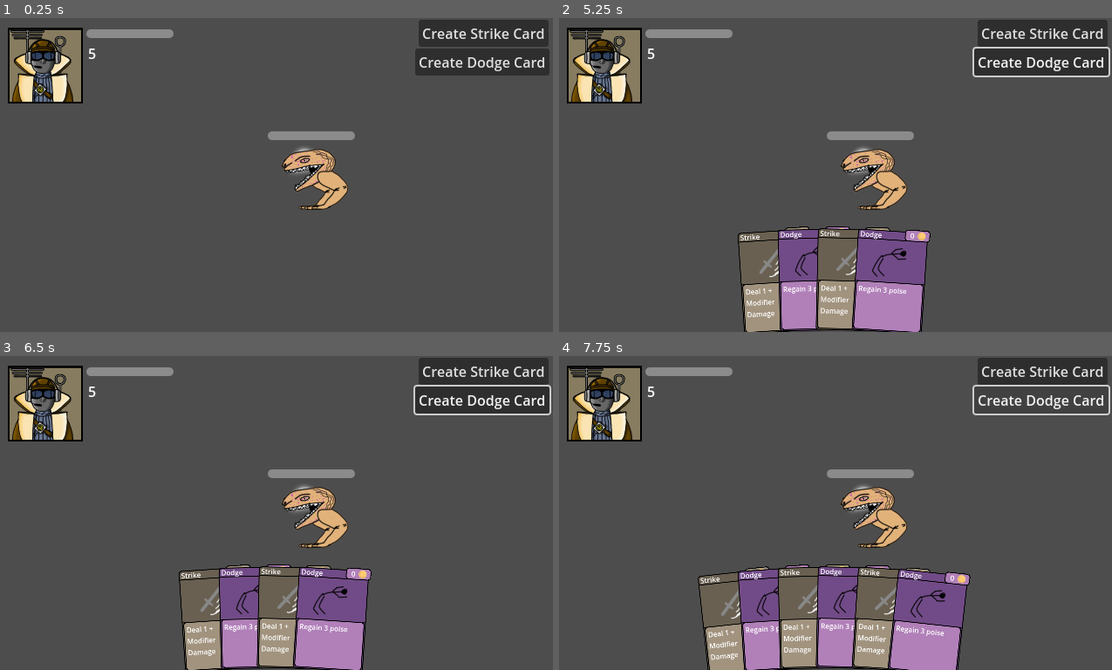
Above: before the commit, frames 1-4 (two rows, left to right).
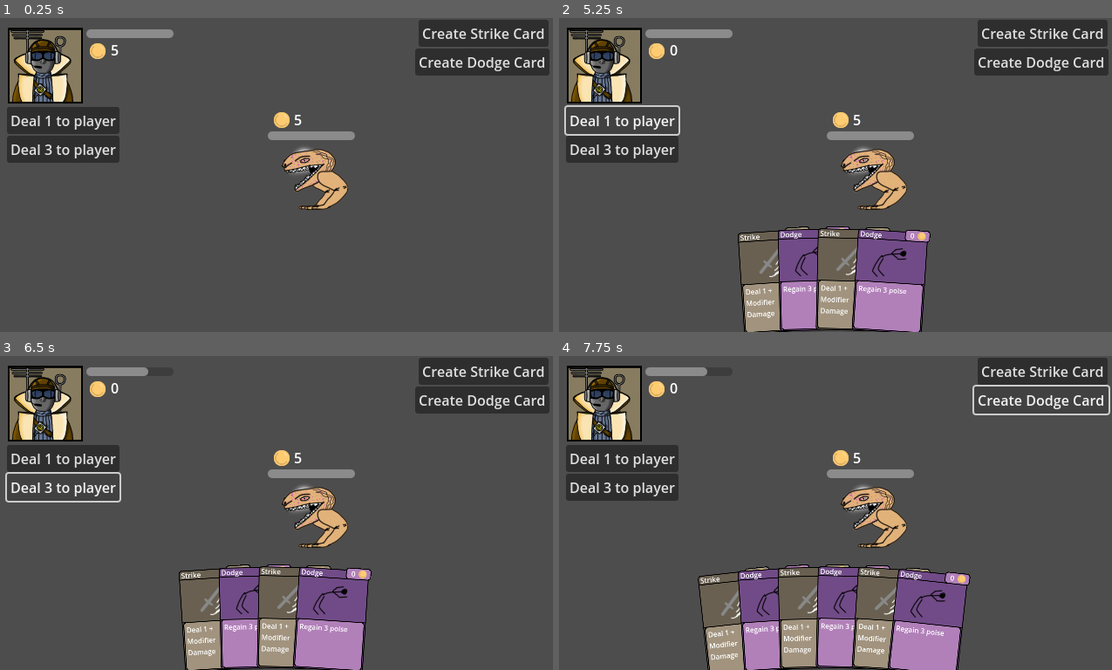
Above: after the commit, the same moments.

Repository: Kwism1127/FearNotDeath
Game: Godot game, scene res://main.tscn
The game is run twice, just before and just after one commit, with the same random seed, the same clock (stepped at 60 frames per second) and the same inputs.
Inputs (mouse positions are in pixels of both pictures, inside the frame that each line leads up to):
- Up to frame 1 (0.25 s): no input
- Up to frame 2 (5.25 s): click (619, 121) at 0.5 s, where only the run after the commit has a clickable "Deal 1 to player"; click (619, 149) at 1.25 s, where only the run after the commit has a clickable "Deal 3 to player"; click "Create Strike Card" at 2 s; click "Create Dodge Card" at 2.75 s; click "Create Strike Card" at 3.5 s; click "Create Dodge Card" at 4.25 s; click (619, 121) at 5 s, where only the run after the commit has a clickable "Deal 1 to player"
- Up to frame 3 (6.5 s): click (60, 487) at 5.75 s, where only the run after the commit has a clickable "Deal 3 to player"
- Up to frame 4 (7.75 s): click "Create Strike Card" at 6.5 s; click "Create Dodge Card" at 7.25 s

The runs differ from the first frame. In frame 1, 3.7% of the frame differs, in the area x 1-55%, y 8-47%; in frame 2, 2.9%; in frame 3, 3.0%; in frame 4, 3.8%, in the area x 1-55%, y 3-47%.

Commit message:
Implemented Dodge Card
added functionality to dodge card
made poise block incoming damage

Diff:
--- a/Scripts/character.gd
+++ b/Scripts/character.gd
@@ -18,8 +18,18 @@
 func spend_poise(_amount: int):
 	poise -= _amount
 
+func gain_poise(_amount: int):
+	poise += _amount
+	if poise > max_hp:
+		poise = max_hp
+
 func take_damage(_amount: int):
-	current_hp -= _amount
+	if _amount <= poise:
+		poise -= _amount
+	elif _amount > poise:
+		var _damage: int = _amount - poise
+		poise = 0
+		current_hp -= _damage
 
 # Called when the node enters the scene tree for the first time.
 func _ready():
--- a/Scripts/dodge_action.gd
+++ b/Scripts/dodge_action.gd
@@ -1,7 +1,7 @@
 extends Node2D
 
 func activate(_game_state: Dictionary):
-	pass
+	_game_state.get("caster").gain_poise(1)
 
 
 # Called when the node enters the scene tree for the first time.
--- a/Scripts/main.gd
+++ b/Scripts/main.gd
@@ -11,8 +11,25 @@
 
 # Called every frame. 'delta' is the elapsed time since the previous frame.
 func _process(delta):
-	$PoiseAmount.set_text(str($GameScreen/PlayerCharacter.poise))
+	$GameScreen/PlayerCharacter/PoiseAmount.set_text(str($GameScreen/PlayerCharacter.poise))
 
+	#hide enemy poise if not applicable
+	if $GameScreen/EnemyCharacter.poise > 0:
+		$GameScreen/EnemyCharacter/PoiseAmount.visible = true
+		$GameScreen/EnemyCharacter/PoiseIcon.visible = true
+		$GameScreen/EnemyCharacter/PoiseAmount.set_text(str($GameScreen/EnemyCharacter.poise))
+	else:
+		$GameScreen/EnemyCharacter/PoiseAmount.visible = false
+		$GameScreen/EnemyCharacter/PoiseIcon.visible = false
 
 func _on_deck_n_hand_card_activated(_card: Complete_Card):
 	_card.activate(game_state)
+
+
+
+func _on_damage_player_1_pressed():
+	$GameScreen/PlayerCharacter.take_damage(1)
+
+
+func _on_damage_player_3_pressed():
+	$GameScreen/PlayerCharacter.take_damage(3)
--- a/main.tscn
+++ b/main.tscn
@@ -1,10 +1,11 @@
-[gd_scene load_steps=6 format=3 uid="uid://dnsora3lr0ro5"]
+[gd_scene load_steps=7 format=3 uid="uid://dnsora3lr0ro5"]
 
 [ext_resource type="PackedScene" uid="uid://c8uiuff7tftri" path="res://deck_n_hand.tscn" id="1_2eew1"]
 [ext_resource type="Script" path="res://Scripts/main.gd" id="1_x0rx3"]
 [ext_resource type="Texture2D" uid="uid://dxix5f7ebo4k7" path="res://Assets/RangerPortrait.png" id="2_otn1f"]
 [ext_resource type="Script" path="res://Scripts/character.gd" id="2_pg0s2"]
 [ext_resource type="Texture2D" uid="uid://betqtwiihe121" path="res://Assets/biter.png" id="3_hc0yc"]
+[ext_resource type="Texture2D" uid="uid://drngv8orhpi1x" path="res://Assets/poise_cost_icon.png" id="5_uqpks"]
 
 [node name="Main" type="Node2D"]
 script = ExtResource("1_x0rx3")
@@ -31,6 +32,17 @@
 value = 10.0
 show_percentage = false
 
+[node name="PoiseAmount" type="Label" parent="GameScreen/PlayerCharacter"]
+offset_left = 133.0
+offset_top = 25.0
+offset_right = 173.0
+offset_bottom = 48.0
+text = "10"
+
+[node name="PoiseIcon" type="Sprite2D" parent="GameScreen/PlayerCharacter"]
+position = Vector2(118, 38)
+texture = ExtResource("5_uqpks")
+
 [node name="EnemyCharacter" type="Node2D" parent="GameScreen"]
 script = ExtResource("2_pg0s2")
 
@@ -49,11 +61,31 @@
 value = 10.0
 show_percentage = false
 
-[node name="PoiseAmount" type="Label" parent="."]
-offset_left = 107.0
-offset_top = 29.0
-offset_right = 147.0
-offset_bottom = 52.0
+[node name="PoiseAmount" type="Label" parent="GameScreen/EnemyCharacter"]
+offset_left = 343.0
+offset_top = 105.0
+offset_right = 383.0
+offset_bottom = 128.0
 text = "10"
 
+[node name="PoiseIcon" type="Sprite2D" parent="GameScreen/EnemyCharacter"]
+position = Vector2(329, 117)
+texture = ExtResource("5_uqpks")
+
+[node name="DamagePlayer1" type="Button" parent="."]
+offset_left = 14.0
+offset_top = 102.0
+offset_right = 143.0
+offset_bottom = 133.0
+text = "Deal 1 to player"
+
+[node name="DamagePlayer3" type="Button" parent="."]
+offset_left = 14.0
+offset_top = 135.0
+offset_right = 143.0
+offset_bottom = 166.0
+text = "Deal 3 to player"
+
 [connection signal="card_activated" from="DeckNHand" to="." method="_on_deck_n_hand_card_activated"]
+[connection signal="pressed" from="DamagePlayer1" to="." method="_on_damage_player_1_pressed"]
+[connection signal="pressed" from="DamagePlayer3" to="." method="_on_damage_player_3_pressed"]
